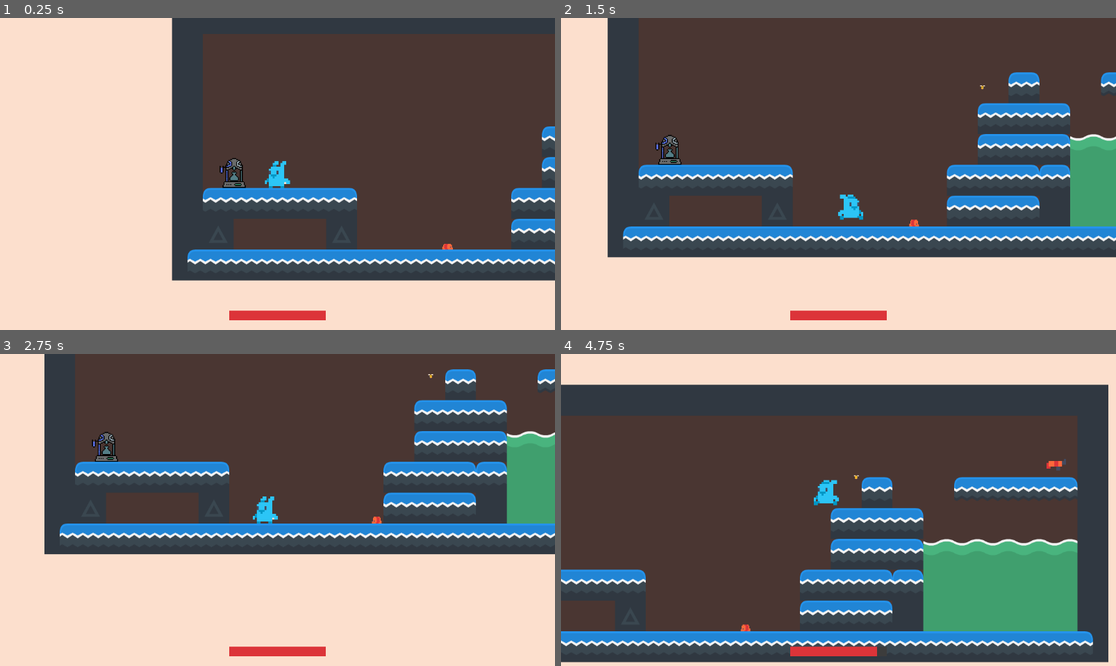
Above: before the commit, frames 1-4 (two rows, left to right).
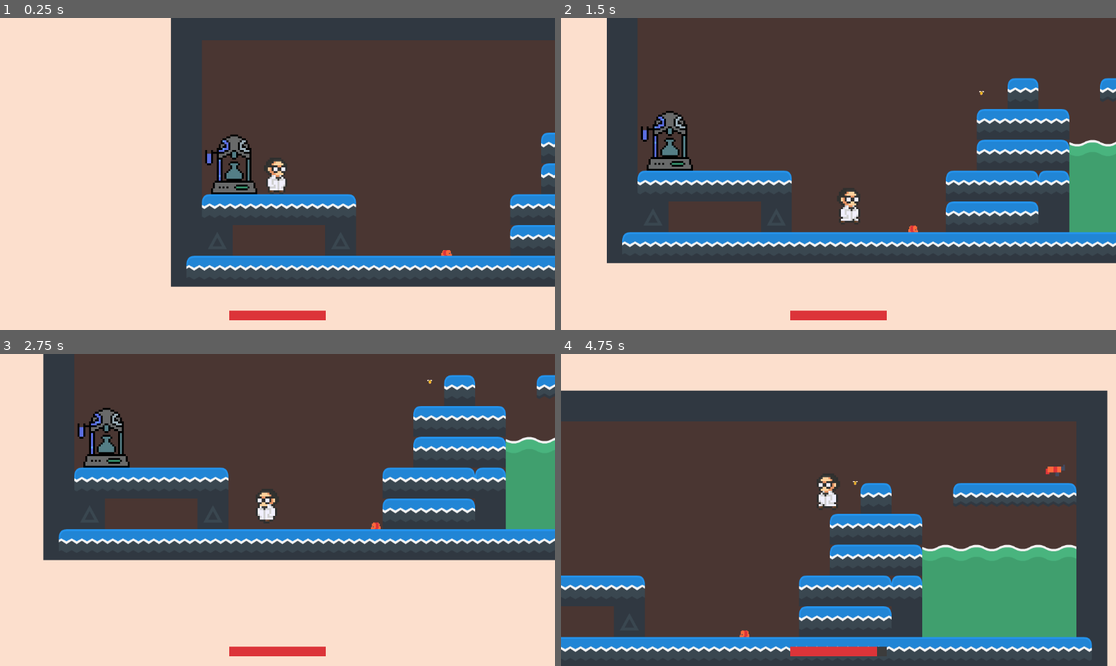
Above: after the commit, the same moments.

Repository: conor-wilson/dr-shrink
Game: Godot game, scene res://scenes/main.tscn
Same seed, same stepped clock (60 frames per second), same inputs: the game is played once before the commit and once after it. Sound files missing from this copy of the repository are replaced by a short silence.
Inputs:
- Up to frame 1 (0.25 s): no input
- Up to frame 2 (1.5 s): hold W (Jump) 0.53-1.28 s; hold Right (Right) from 0.53 s (still down); tap Space (Shoot) at 1.35 s
- Up to frame 3 (2.75 s): tap W (Jump) at 1.52, 1.55, 1.82 s; release Right (Right) at 2.03 s; hold Left (Left) from 2.03 s (still down); hold W (Jump) from 2.03 s (still down); tap Down (Shrink) at 2.1 s
- Up to frame 4 (4.75 s): release Left (Left) at 2.78 s; release W (Jump) at 2.78 s; hold Right (Right) 2.78-4.28 s; tap W (Jump) at 2.85, 3.02, 3.32, 4.52, 4.55 s; hold W (Jump) 3.53-4.28 s; tap Space (Shoot) at 3.6 s; hold Left (Left) from 4.28 s (still down); tap Down (Shrink) at 4.35 s

The runs differ from the first frame. In frame 1, 11% of the frame differs, in the area x 30-100%, y 0-87%; in frame 2, 14%; in frame 3, 14%; in frame 4, 17%, in the area x 0-99%, y 9-100%.

Commit message:
Refactored player sprite to use Elthen's scientist art

Diff:
--- a/shrinker/shrinker/scenes/entities/player.tscn
+++ b/shrinker/shrinker/scenes/entities/player.tscn
@@ -1,15 +1,37 @@
-[gd_scene load_steps=14 format=3 uid="uid://qqpy727wo2k3"]
+[gd_scene load_steps=36 format=3 uid="uid://qqpy727wo2k3"]
 
 [ext_resource type="Script" path="res://scenes/entities/player.gd" id="1_p3vp5"]
 [ext_resource type="Shader" path="res://scenes/entities/flicker.gdshader" id="2_fk600"]
-[ext_resource type="Texture2D" uid="uid://dbb3jmrdcay6r" path="res://graphics/player/basic/idle.png" id="2_ieg7t"]
-[ext_resource type="Texture2D" uid="uid://b0efgrwb2ionq" path="res://graphics/player/gun/idle.png" id="2_j17tb"]
-[ext_resource type="Texture2D" uid="uid://baknl57csjt2o" path="res://graphics/player/basic/walk.png" id="3_a7p5x"]
-[ext_resource type="Texture2D" uid="uid://cucddsuj0rd6a" path="res://graphics/player/gun/walk.png" id="5_chux7"]
+[ext_resource type="Texture2D" uid="uid://bt00hs3w1tlky" path="res://graphics/elthens_pixel_art_scientists/Idle/ScientistIdle1.png" id="3_5ds5o"]
+[ext_resource type="Texture2D" uid="uid://4c4r0passx3b" path="res://graphics/elthens_pixel_art_scientists/Idle/ScientistIdle2.png" id="4_3rtbb"]
+[ext_resource type="Texture2D" uid="uid://b1w64alqlndyx" path="res://graphics/elthens_pixel_art_scientists/Idle/ScientistIdle3.png" id="5_brkvq"]
 [ext_resource type="Texture2D" uid="uid://cudog6n220vma" path="res://graphics/bullet/fire.png" id="6_3i83o"]
+[ext_resource type="Texture2D" uid="uid://cwmavrmrij5vs" path="res://graphics/elthens_pixel_art_scientists/Idle/ScientistIdle4.png" id="6_g3wqk"]
+[ext_resource type="Texture2D" uid="uid://b88llrtponnha" path="res://graphics/elthens_pixel_art_scientists/IdleRedPotion/ScientistIdleRedPotion1.png" id="7_gxtqh"]
+[ext_resource type="Texture2D" uid="uid://cqbq8eroubotf" path="res://graphics/elthens_pixel_art_scientists/Jump/ScientistJump.png" id="8_b8dgw"]
+[ext_resource type="Texture2D" uid="uid://bg8ylew2bf0cd" path="res://graphics/elthens_pixel_art_scientists/IdleRedPotion/ScientistIdleRedPotion2.png" id="8_maclv"]
 [ext_resource type="AudioStream" uid="uid://ddqqer7yeq3ay" path="res://audio/synth_laser_03.ogg" id="8_w42vw"]
 [ext_resource type="AudioStream" uid="uid://cncrh8kpndbgp" path="res://audio/jump.mp3" id="9_k7h02"]
+[ext_resource type="Texture2D" uid="uid://bri21adsg0e02" path="res://graphics/elthens_pixel_art_scientists/IdleRedPotion/ScientistIdleRedPotion3.png" id="9_ue4ck"]
+[ext_resource type="Texture2D" uid="uid://lg7fl38nuu44" path="res://graphics/elthens_pixel_art_scientists/Running/ScientistRunning1.png" id="10_5esoe"]
 [ext_resource type="AudioStream" uid="uid://cchg7ssppn6ng" path="res://audio/shot_01.ogg" id="10_r6pwj"]
+[ext_resource type="Texture2D" uid="uid://cc8n2vpgxlv65" path="res://graphics/elthens_pixel_art_scientists/IdleRedPotion/ScientistIdleRedPotion4.png" id="10_v6wmf"]
+[ext_resource type="Texture2D" uid="uid://n3oraukllhf0" path="res://graphics/elthens_pixel_art_scientists/Running/ScientistRunning2.png" id="11_p68ur"]
+[ext_resource type="Texture2D" uid="uid://bh6uelcspepc" path="res://graphics/elthens_pixel_art_scientists/Running/ScientistRunning3.png" id="12_1fcb1"]
+[ext_resource type="Texture2D" uid="uid://g3danj0ejm5c" path="res://graphics/elthens_pixel_art_scientists/JumpRedPotion/ScientistJumpRedPotion.png" id="12_koy48"]
+[ext_resource type="Texture2D" uid="uid://dnxhw2w4f0037" path="res://graphics/elthens_pixel_art_scientists/Running/ScientistRunning4.png" id="13_bugp6"]
+[ext_resource type="Texture2D" uid="uid://bqtge54y1pwor" path="res://graphics/elthens_pixel_art_scientists/Running/ScientistRunning5.png" id="14_kd8l7"]
+[ext_resource type="Texture2D" uid="uid://b703oflamdw4m" path="res://graphics/elthens_pixel_art_scientists/Running/ScientistRunning6.png" id="15_gaf22"]
+[ext_resource type="Texture2D" uid="uid://bxakn0wbboulo" path="res://graphics/elthens_pixel_art_scientists/Running/ScientistRunning7.png" id="16_xqsl3"]
+[ext_resource type="Texture2D" uid="uid://7qx2fn0cpato" path="res://graphics/elthens_pixel_art_scientists/Running/ScientistRunning8.png" id="17_sg80y"]
+[ext_resource type="Texture2D" uid="uid://x5pwr0rgug8x" path="res://graphics/elthens_pixel_art_scientists/RunningRedPotion/ScientistRunningRedPotion1.png" id="21_u6qsl"]
+[ext_resource type="Texture2D" uid="uid://d1avbdbrrtt45" path="res://graphics/elthens_pixel_art_scientists/RunningRedPotion/ScientistRunningRedPotion2.png" id="22_b1u36"]
+[ext_resource type="Texture2D" uid="uid://bc8c6bsg5grbx" path="res://graphics/elthens_pixel_art_scientists/RunningRedPotion/ScientistRunningRedPotion3.png" id="23_4ojne"]
+[ext_resource type="Texture2D" uid="uid://c6mde2b3ncmvy" path="res://graphics/elthens_pixel_art_scientists/RunningRedPotion/ScientistRunningRedPotion4.png" id="24_xeg6o"]
+[ext_resource type="Texture2D" uid="uid://drw03c6hp4mka" path="res://graphics/elthens_pixel_art_scientists/RunningRedPotion/ScientistRunningRedPotion5.png" id="25_tiptk"]
+[ext_resource type="Texture2D" uid="uid://pllckes0hp4v" path="res://graphics/elthens_pixel_art_scientists/RunningRedPotion/ScientistRunningRedPotion6.png" id="26_hhlvp"]
+[ext_resource type="Texture2D" uid="uid://bwp11qs0ylfsk" path="res://graphics/elthens_pixel_art_scientists/RunningRedPotion/ScientistRunningRedPotion7.png" id="27_yp5im"]
+[ext_resource type="Texture2D" uid="uid://2ua48ywwj3rl" path="res://graphics/elthens_pixel_art_scientists/RunningRedPotion/ScientistRunningRedPotion8.png" id="28_6bl0h"]
 
 [sub_resource type="ShaderMaterial" id="ShaderMaterial_4p1pi"]
 resource_local_to_scene = true
@@ -21,7 +43,16 @@
 animations = [{
 "frames": [{
 "duration": 1.0,
-"texture": ExtResource("2_ieg7t")
+"texture": ExtResource("3_5ds5o")
+}, {
+"duration": 1.0,
+"texture": ExtResource("4_3rtbb")
+}, {
+"duration": 1.0,
+"texture": ExtResource("5_brkvq")
+}, {
+"duration": 1.0,
+"texture": ExtResource("6_g3wqk")
 }],
 "loop": true,
 "name": &"idle",
@@ -29,7 +60,16 @@
 }, {
 "frames": [{
 "duration": 1.0,
-"texture": ExtResource("2_j17tb")
+"texture": ExtResource("7_gxtqh")
+}, {
+"duration": 1.0,
+"texture": ExtResource("8_maclv")
+}, {
+"duration": 1.0,
+"texture": ExtResource("9_ue4ck")
+}, {
+"duration": 1.0,
+"texture": ExtResource("10_v6wmf")
 }],
 "loop": true,
 "name": &"idle_gun",
@@ -37,7 +77,7 @@
 }, {
 "frames": [{
 "duration": 1.0,
-"texture": ExtResource("3_a7p5x")
+"texture": ExtResource("8_b8dgw")
 }],
 "loop": true,
 "name": &"jump",
@@ -45,7 +85,7 @@
 }, {
 "frames": [{
 "duration": 1.0,
-"texture": ExtResource("5_chux7")
+"texture": ExtResource("12_koy48")
 }],
 "loop": true,
 "name": &"jump_gun",
@@ -53,10 +93,28 @@
 }, {
 "frames": [{
 "duration": 1.0,
-"texture": ExtResource("2_ieg7t")
-}, {
-"duration": 1.0,
-"texture": ExtResource("3_a7p5x")
+"texture": ExtResource("10_5esoe")
+}, {
+"duration": 1.0,
+"texture": ExtResource("11_p68ur")
+}, {
+"duration": 1.0,
+"texture": ExtResource("12_1fcb1")
+}, {
+"duration": 1.0,
+"texture": ExtResource("13_bugp6")
+}, {
+"duration": 1.0,
+"texture": ExtResource("14_kd8l7")
+}, {
+"duration": 1.0,
+"texture": ExtResource("15_gaf22")
+}, {
+"duration": 1.0,
+"texture": ExtResource("16_xqsl3")
+}, {
+"duration": 1.0,
+"texture": ExtResource("17_sg80y")
 }],
 "loop": true,
 "name": &"walk",
@@ -64,10 +122,28 @@
 }, {
 "frames": [{
 "duration": 1.0,
-"texture": ExtResource("2_j17tb")
-}, {
-"duration": 1.0,
-"texture": ExtResource("5_chux7")
+"texture": ExtResource("21_u6qsl")
+}, {
+"duration": 1.0,
+"texture": ExtResource("22_b1u36")
+}, {
+"duration": 1.0,
+"texture": ExtResource("23_4ojne")
+}, {
+"duration": 1.0,
+"texture": ExtResource("24_xeg6o")
+}, {
+"duration": 1.0,
+"texture": ExtResource("25_tiptk")
+}, {
+"duration": 1.0,
+"texture": ExtResource("26_hhlvp")
+}, {
+"duration": 1.0,
+"texture": ExtResource("27_yp5im")
+}, {
+"duration": 1.0,
+"texture": ExtResource("28_6bl0h")
 }],
 "loop": true,
 "name": &"walk_gun",
@@ -75,8 +151,8 @@
 }]
 
 [sub_resource type="CapsuleShape2D" id="CapsuleShape2D_0qok2"]
-radius = 17.0
-height = 56.0
+radius = 20.0
+height = 80.0
 
 [node name="Player" type="CharacterBody2D" groups=["Player"]]
 collision_layer = 2
@@ -85,12 +161,12 @@
 
 [node name="AnimatedSprite2D" type="AnimatedSprite2D" parent="."]
 material = SubResource("ShaderMaterial_4p1pi")
-position = Vector2(2.38419e-07, 4.76837e-07)
+position = Vector2(0, -24)
 scale = Vector2(4, 4)
 sprite_frames = SubResource("SpriteFrames_rolv3")
-animation = &"idle_gun"
+animation = &"idle"
 autoplay = "walk"
-flip_h = true
+speed_scale = 2.0
 
 [node name="CollisionShape2D" type="CollisionShape2D" parent="."]
 shape = SubResource("CapsuleShape2D_0qok2")
--- a/shrinker/shrinker/scenes/entities/potion_machine.tscn
+++ b/shrinker/shrinker/scenes/entities/potion_machine.tscn
@@ -51,7 +51,7 @@
 script = ExtResource("1_524jn")
 
 [node name="Sprite2D" type="Sprite2D" parent="."]
-scale = Vector2(2, 2)
+scale = Vector2(4, 4)
 texture = ExtResource("1_fesuh")
 hframes = 8
 
--- a/shrinker/shrinker/scenes/levels/level.tscn
+++ b/shrinker/shrinker/scenes/levels/level.tscn
@@ -42,8 +42,11 @@
 tile_map_data = PackedByteArray("AAAAAAAAAAAAAAYAAAAAAAEAAAAAAAYAAAAAAAIAAAAAAAYAAAAAAAMAAAAAAAYAAAAAAAQAAAAAAAYAAAAAAA …(1472 unchanged characters)…
 tile_set = ExtResource("2_u3umr")
 
+[node name="PotionMachine" parent="." instance=ExtResource("7_i7cbh")]
+position = Vector2(131, 320)
+
 [node name="Player" parent="." instance=ExtResource("2_0ahq2")]
-position = Vector2(219, 350)
+position = Vector2(221, 329)
 jump_speed = 950.0
 gravity_multiplier = 3.5
 glide_effect = 0.25
@@ -66,9 +69,6 @@
 position = Vector2(1236, 171)
 float_amplitude = 20.0
 
-[node name="PotionMachine" parent="Items" instance=ExtResource("7_i7cbh")]
-position = Vector2(129, 352)
-
 [node name="BeePathPoints" type="Node2D" parent="."]
 
 [node name="Marker2D" type="Marker2D" parent="BeePathPoints"]
Binary file changed: shrinker/shrinker/graphics/custom/PotionProjectileRed-Sheet.png
Binary file changed: shrinker/shrinker/graphics/custom/PotionProjectileRed.aseprite
Binary file added: shrinker/shrinker/graphics/elthens_pixel_art_scientists/Clipboard/ScientistClipboard.aseprite
Binary file added: shrinker/shrinker/graphics/elthens_pixel_art_scientists/Idle/ScientistIdle.aseprite
Binary file added: shrinker/shrinker/graphics/elthens_pixel_art_scientists/Idle/ScientistIdle1.png
Not shown, added: shrinker/shrinker/graphics/elthens_pixel_art_scientists/Idle/ScientistIdle1.png.import
Binary file added: shrinker/shrinker/graphics/elthens_pixel_art_scientists/Idle/ScientistIdle2.png
Not shown, added: shrinker/shrinker/graphics/elthens_pixel_art_scientists/Idle/ScientistIdle2.png.import
Binary file added: shrinker/shrinker/graphics/elthens_pixel_art_scientists/Idle/ScientistIdle3.png
Not shown, added: shrinker/shrinker/graphics/elthens_pixel_art_scientists/Idle/ScientistIdle3.png.import
Binary file added: shrinker/shrinker/graphics/elthens_pixel_art_scientists/Idle/ScientistIdle4.png
Not shown, added: shrinker/shrinker/graphics/elthens_pixel_art_scientists/Idle/ScientistIdle4.png.import
(and 53 more such lines)
